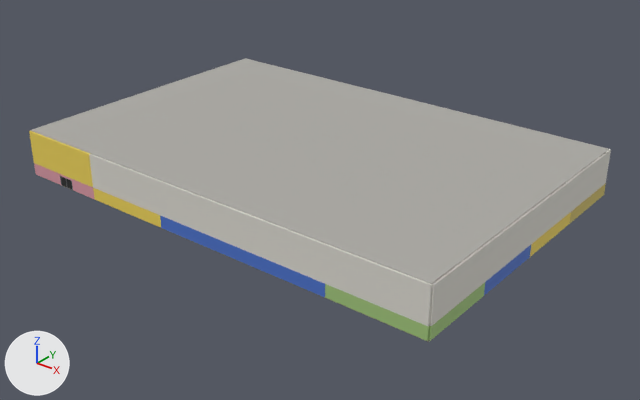
Before and after pictures for a commit that changed the Blender file artifacts/level6-playground-20261002/blend/Level6_IndoorPlayground.blend.
Before and after are seen from a 50 mm lens placed at (948.0, -595.0, 474.0), pointed at (320.0, 190.0, -13.0). The axes (+X, +Y, +Z) are drawn at lower left. The lights are the same throughout. The first picture is the older version.

Script lines for the objects in view, before the commit:
```python
ob_ceiling_structure = bpy.data.objects.new('Ceiling_Structure', me_ceiling_structure)
ob_ceiling_structure.location = (0.0, 0.0, 0.0)
ob_walls = bpy.data.objects.new('Walls', me_walls)
ob_walls.location = (0.0, 0.0, 0.0)
```
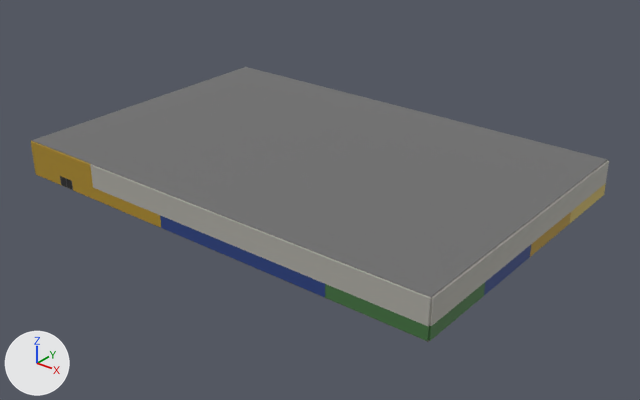
Diff of the bpy script that builds the scene:
```diff
--- a/artifacts/level6-playground-20261002/blend/Level6_IndoorPlayground.blend.py
+++ b/artifacts/level6-playground-20261002/blend/Level6_IndoorPlayground.blend.py
@@ mat_l6_inflate_a @@
 mat_l6_inflate_a = principled_material('L6_inflate_a')
-mat_l6_inflate_a.base_color = (0.36, 0.56, 0.2)  # green #a2c57c
+mat_l6_inflate_a.base_color = (0.055, 0.17, 0.05)  # dark green #42733f
 mat_l6_inflate_a.roughness = 0.7
@@ mat_l6_wall_yellow @@
 mat_l6_wall_yellow = principled_material('L6_wall_yellow')
-mat_l6_wall_yellow.base_color = (0.86, 0.66, 0.1)  # yellow #efd459
+mat_l6_wall_yellow.base_color = (0.42, 0.26, 0.02)  # yellow #ad8b27
 mat_l6_wall_yellow.roughness = 0.7
@@ mat_l6_wall_white @@
 mat_l6_wall_white = principled_material('L6_wall_white')
-mat_l6_wall_white.base_color = (0.72, 0.7, 0.64)  # light grey #dddad1
+mat_l6_wall_white.base_color = (0.42, 0.41, 0.37)  # grey #adaca4
 mat_l6_wall_white.roughness = 0.7
@@ mat_l6_wall_blue @@
 mat_l6_wall_blue = principled_material('L6_wall_blue')
-mat_l6_wall_blue.base_color = (0.07, 0.17, 0.6)  # blue #4b73cb
+mat_l6_wall_blue.base_color = (0.02, 0.05, 0.22)  # blue #273f81
 mat_l6_wall_blue.roughness = 0.7
@@ mat_l6_deck @@
 mat_l6_deck = principled_material('L6_deck')
-mat_l6_deck.base_color = (0.42, 0.41, 0.38)  # grey #adaca6
+mat_l6_deck.base_color = (0.16, 0.16, 0.16)  # grey #6f6f6f
 mat_l6_deck.roughness = 0.6
@@ me_walls @@
 # used by ob_walls; location = (0.0, 0.0, 0.0)
-me_walls.from_pydata(...)  # 1296 vertices, 324 faces; spans x -2.0..602.0, y -2.0..402.0, z 0.0..60.0
+me_walls.from_pydata(...)  # 1296 vertices, 324 faces; spans x -2.0..602.0, y -2.0..402.0, z 0.0..46.0
+# me_walls part 1: the loose piece of 4 vertices spanning x 600.0..602.0, y 0.0..100.0, z 60.0 is moved by (0.0, 0.0, -14.0)
+# me_walls part 2: the loose piece of 4 vertices spanning x 600.0..602.0, y 100.0..200.0, z 60.0 is moved by (0.0, 0.0, -14.0)
+# me_walls part 3: the loose piece of 4 vertices spanning x 600.0..602.0, y 200.0..300.0, z 60.0 is moved by (0.0, 0.0, -14.0)
+# me_walls part 4: the loose piece of 4 vertices spanning x 600.0..602.0, y 300.0..400.0, z 60.0 is moved by (0.0, 0.0, -14.0)
+# me_walls part 5: the loose piece of 4 vertices spanning x 0.0..120.0, y -2.0..0.0, z 60.0 is moved by (0.0, 0.0, -14.0)
+# me_walls part 6: the loose piece of 4 vertices spanning x 120.0..240.0, y -2.0..0.0, z 60.0 is moved by (0.0, 0.0, -14.0)
+# me_walls part 7: the loose piece of 4 vertices spanning x 240.0..360.0, y -2.0..0.0, z 60.0 is moved by (0.0, 0.0, -14.0)
+# me_walls part 8: the loose piece of 4 vertices spanning x 360.0..480.0, y -2.0..0.0, z 60.0 is moved by (0.0, 0.0, -14.0)
+# me_walls part 9: the loose piece of 4 vertices spanning x 480.0..600.0, y -2.0..0.0, z 60.0 is moved by (0.0, 0.0, -14.0)
+# me_walls part 10: 144 of the vertices in x -2.0..602.0, y -2.0..402.0, z 60.0 are moved by (0.0, 0.0, -14.0)
+# me_walls part 11: 24 of the faces centred in x -2.0..120.0, y -2.0..100.0, z 0.0..16.0 switch from mat_l6_wall_pink (pink #da99a6) to mat_l6_wall_yellow (yellow #ad8b27)
+# other edits to the shape of me_walls do not show in these pictures
 me_walls.materials.append(mat_l6_wall_white)
@@ me_ceiling_structure @@
 # used by ob_ceiling_structure; location = (0.0, 0.0, 0.0)
-me_ceiling_structure.from_pydata(...)  # 11520 vertices, 2880 faces; spans x 0.0..600.0, y 0.0..400.0, z 53.0..61.0
+me_ceiling_structure.from_pydata(...)  # 11520 vertices, 2880 faces; spans x 0.0..600.0, y 0.0..400.0, z 39.0..47.0
+# me_ceiling_structure part 12: the whole mesh is moved by (0.0, 0.0, -14.0)
 me_ceiling_structure.materials.append(mat_l6_deck)
```

Changed parts and their boxes (x1, y1, x2, y2) in the pictures (640 x 400 px; the box of a moved part takes in the faces that stretch with it):
'Ceiling_Structure', recoloured, moved: before (30, 58, 609, 284); after (32, 67, 608, 297)
'Walls', recoloured, reshaped (darker): before (29, 131, 611, 341); after (31, 140, 609, 341)
part 1 of me_walls, moved or reshaped: before (433, 243, 488, 285); after (431, 255, 488, 298)
part 2 of me_walls, moved or reshaped: before (487, 207, 536, 243); after (487, 219, 534, 255)
part 3 of me_walls, moved or reshaped: before (534, 176, 575, 207); after (533, 188, 574, 219)
part 4 of me_walls, moved or reshaped: before (575, 150, 610, 177); after (573, 160, 608, 188)
part 5 of me_walls, moved or reshaped: before (30, 131, 90, 154); after (31, 141, 91, 165)
part 6 of me_walls, moved or reshaped: before (90, 154, 158, 180); after (91, 164, 158, 191)
part 7 of me_walls, moved or reshaped: before (158, 180, 236, 210); after (158, 191, 237, 222)
part 8 of me_walls, moved or reshaped: before (236, 210, 326, 245); after (237, 222, 326, 257)
part 9 of me_walls, moved or reshaped: before (326, 244, 432, 285); after (326, 257, 431, 298)
part 10 of me_walls, moved or reshaped: before (29, 131, 611, 326); after (31, 142, 609, 326)
part 11 of me_walls, recoloured (darker): (34, 163, 94, 199) in both
